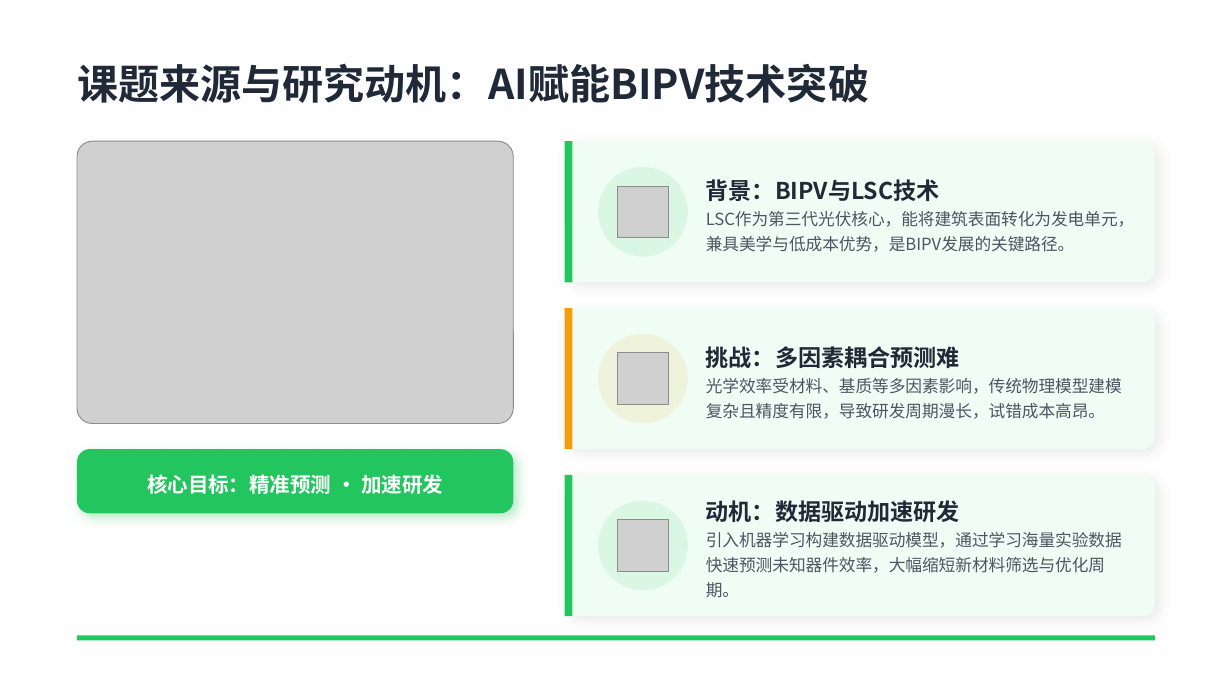
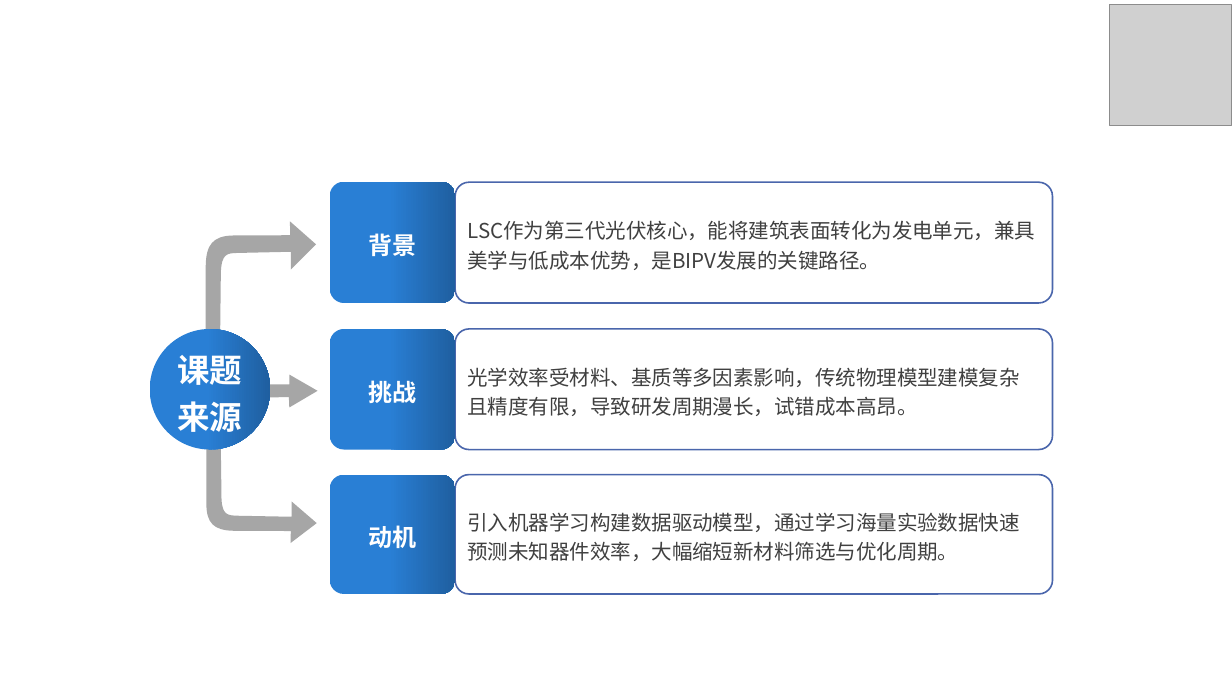
Before and after one commit to CoralSwallow/--, a slide deck: slide 6 of 中期答辩-王坚泽-2022050906002.pptx (slide 4 before the commit). Drawn at 1232x693 pixels with LibreOffice and Linux fonts; fonts in the diff are those of the drawing; grey boxes stand for pictures; background and template pictures are left out. Boxes give left, top, right and bottom in pixels: in the first picture for what was removed or moved away, otherwise in the second. Text is boxed around its words. In the diff, an @@ line names an element or a change of style, - is before the commit and + after.

```diff
--- a/中期答辩-王坚泽-2022050906002.pptx
+++ b/中期答辩-王坚泽-2022050906002.pptx
@@ background picture (left out) to #FFFFFF @@
@@ rounded rectangle removed at [0,0,1232,693] @@
@@ picture added at [1110,5,1231,125] @@
@@ text removed at [77,63,869,103] @@
-课题来源与研究动机：AI赋能BIPV技术突破
@@ picture removed at [77,141,513,424] @@
@@ rounded rectangle removed at [565,141,1155,283] @@
@@ rounded rectangle removed at [565,141,572,283] @@
@@ ellipse removed at [598,167,688,257] @@
@@ text in rounded rectangle at [706,179,940,201]: paragraph removed @@
-背景：BIPV与LSC技术
@@ rounded rectangle added at [330,182,456,303], fill gradient #297FD5 to #1F5FA0, 18.7 pt, text #FFFFFF, bold @@
+背景
@@ rounded rectangle "LSC作为第三代光伏核心，能将建筑表面转化为发电单元，兼具美学与低成本优势，是BIPV发展的关键路径。": place and size @@
-rounded rectangle "LSC作为第三代光伏核心，能将建筑表面转化为发电单元，兼具美学与低成本优势，是BIPV发展的关键路径。" at [706,179,1135,252]
+rounded rectangle "LSC作为第三代光伏核心，能将建筑表面转化为发电单元，兼具美学与低成本优势，是BIPV发展的关键路径。" at [456,182,1054,303]
@@ picture removed at [617,186,669,238] @@
@@ freeform shape added at [206,222,316,400], fill #A6A6A6 @@
@@ ellipse added at [150,329,270,450], fill gradient #297FD5 to #1F5FA0, 25.3 pt, text #FFFFFF, bold @@
+课题来源
@@ rounded rectangle added at [330,329,456,450], fill gradient #297FD5 to #1F5FA0, 18.7 pt, text #FFFFFF, bold @@
+挑战
@@ size 13 to 16 pt, text colour #4B5563 to #404040; line spacing 1.25 to 1.2; outline none to #4A66AC 1.25 pt in 3 elements at [456,475,1054,594], [456,182,1054,303], [456,329,1054,450] @@
@@ rounded rectangle "光学效率受材料、基质等多因素影响，传统物理模型建模复杂且精度有限，导致研发周期漫长，试错成本高昂。": place and size @@
-rounded rectangle "光学效率受材料、基质等多因素影响，传统物理模型建模复杂且精度有限，导致研发周期漫长，试错成本高昂。" at [706,346,1122,419]
+rounded rectangle "光学效率受材料、基质等多因素影响，传统物理模型建模复杂且精度有限，导致研发周期漫长，试错成本高昂。" at [456,329,1054,450]
@@ rounded rectangle removed at [565,308,1155,449] @@
@@ rounded rectangle removed at [565,308,572,449] @@
@@ ellipse removed at [598,334,688,423] @@
@@ picture removed at [617,353,669,405] @@
@@ text in rounded rectangle at [706,346,960,368]: paragraph removed @@
-挑战：多因素耦合预测难
@@ freeform shape added at [187,374,318,408], fill #A6A6A6 @@
@@ freeform shape added at [206,389,316,543], fill #A6A6A6 @@
@@ rounded rectangle removed at [77,449,513,513] @@
-核心目标：精准预测 · 加速研发
@@ rounded rectangle added at [330,475,456,594], fill gradient #297FD5 to #1F5FA0, 18.7 pt, text #FFFFFF, bold @@
+动机
@@ rounded rectangle "引入机器学习构建数据驱动模型，通过学习海量实验数据快速预测未知器件效率，大幅缩短新材料筛选与优化周期。": place and size @@
-rounded rectangle "引入机器学习构建数据驱动模型，通过学习海量实验数据快速预测未知器件效率，大幅缩短新材料筛选与优化周期。" at [706,500,1122,598]
+rounded rectangle "引入机器学习构建数据驱动模型，通过学习海量实验数据快速预测未知器件效率，大幅缩短新材料筛选与优化周期。" at [456,475,1054,594]
@@ rounded rectangle removed at [565,475,1155,616] @@
@@ rounded rectangle removed at [565,475,572,616] @@
@@ ellipse removed at [598,501,688,591] @@
@@ text in rounded rectangle at [706,500,960,522]: paragraph removed @@
-动机：数据驱动加速研发
@@ picture removed at [617,519,669,571] @@
@@ rounded rectangle removed at [77,636,1155,641] @@
```
Also in this commit, not shown: 1 other slide changed, 31 slides added, 19 slides removed, 3 other files.
